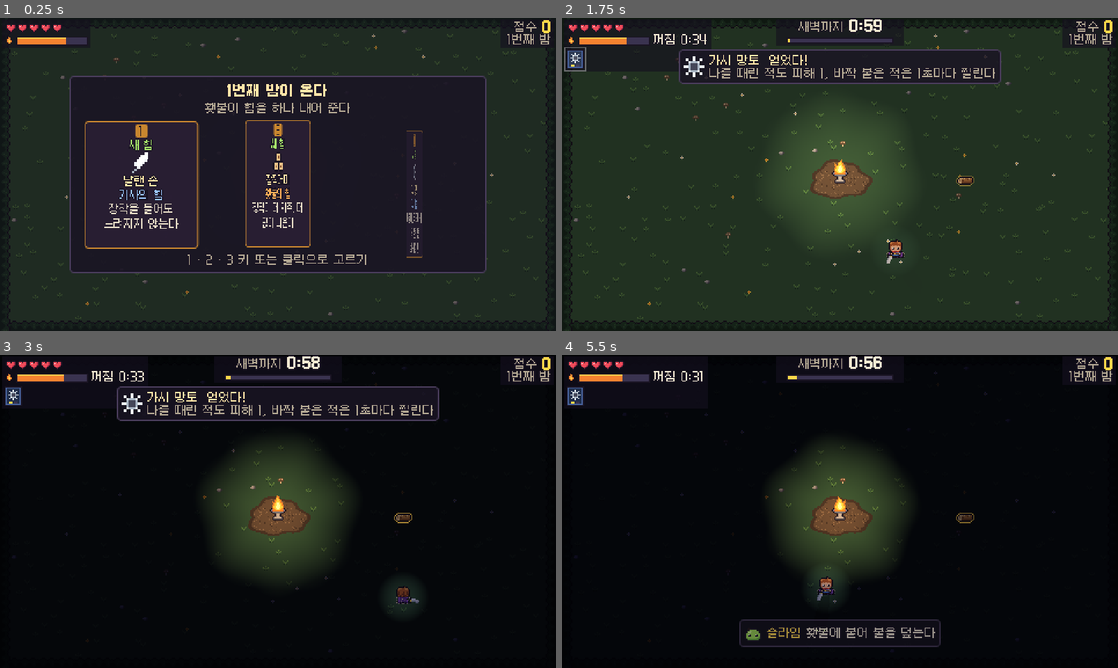
Above: before the commit, frames 1-4 (two rows, left to right).
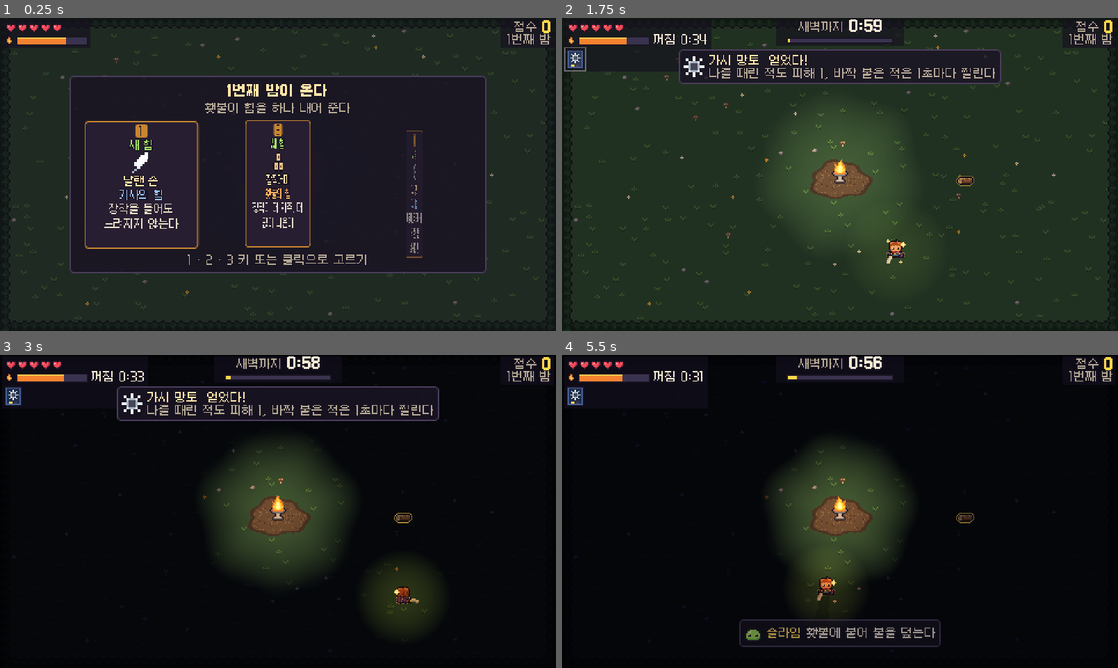
Above: after the commit, the same moments.

Repository: KHWook/2dgame1
Game: Godot game, scene res://src/main.tscn
Two runs of this game, one before a commit and one after it. Both use one fixed random seed, a clock stepped at 60 frames per second and the inputs below.
Inputs (mouse positions are in pixels of both pictures, inside the frame that each line leads up to):
- Up to frame 1 (0.25 s): no input
- Up to frame 2 (1.75 s): move the mouse to (962, 158) at 0.52 s; hold Right 0.53-1.28 s; tap X at 0.6 s; click (962, 158) at 0.67 s; tap Space at 0.77, 1.52 s; move the mouse to (728, 190) at 1.27 s; hold Down from 1.28 s (still down); tap J at 1.35 s
- Up to frame 3 (3 s): move the mouse to (333, 442) at 2.02 s; release Down at 2.03 s; hold Right 2.03-2.78 s; tap Shift at 2.1 s; move the mouse to (250, 574) at 2.77 s; hold Up from 2.78 s (still down); tap K at 2.85 s; click (250, 574) at 2.92 s
- Up to frame 4 (5.5 s): tap Space at 3.02, 3.77, 4.52 s; move the mouse to (1006, 558) at 3.52 s; release Up at 3.53 s; hold Left 3.53-5.03 s; tap 1 at 3.6 s; move the mouse to (673, 464) at 4.27 s; tap 2 at 4.35 s; move the mouse to (867, 511) at 5.02 s; hold Down from 5.03 s (still down); tap 3 at 5.1 s; click (867, 511) at 5.17 s

The runs differ from the first frame. In frame 2, 0.1% of the frame differs, in the area x 53-62%, y 65-84%; in frame 3, 1.3%, in the area x 65-79%, y 66-88%; in frame 4, 0.2%.

Commit message:
Give the keeper an ember taken from the torch
The keeper's own glow becomes an ember that catches only at the torch
itself, holds in the torch's light, and cools over ten seconds out in
the dark, lighting less around them and turning from gold to red. It is
for seeing only: the rules' light stays the torch's, so the simulation
and the golden replay are unchanged.

Co-Authored-By: Claude Fable 5.2 <noreply@anthropic.com>
Claude-Session: https://claude.ai/code/session_01FjPTzi6UvarnU9SLM45neA

Diff:
--- a/src/art/painter.gd
+++ b/src/art/painter.gd
@@ -148,6 +148,23 @@
 const CAST_LENGTH := [0.9, 2.4] # times the thing's height: at the torch, at the edge of the light
 const CAST_FADE := [0.75, 1.1] # it fades out between these shares of the light's radius
 const CAST_NEAR := 6.0 # pixels: closer to the torch than this the shadow has no direction, so none is thrown
+## The keeper's ember: fire taken from the torch to see by. It catches only at the torch itself, as close as a log
+## is fed from (world.gd), keeps what it has anywhere in the torch's light, and cools out of it, lighting less and
+## less around the keeper and turning from gold to red. Walking back into the light does not bring it back: the
+## keeper has to go and touch the torch. It is only for seeing: the rules' light is the torch's alone
+## (world.in_light), so the ember is small and red where the torch's light is wide and warm.
+const EMBER_COOL := 10.0 # seconds out of the torch's light until it has cooled all the way
+const EMBER_KINDLE := 0.4 # seconds at the torch until it burns full again
+const EMBER_REACH := [13.0, 46.0] # pixels it lights around the keeper: cooled, full
+const EMBER_GLOW := [0.4, 0.85] # how bright that light is: cooled, full
+const EMBER_COLOUR := ["X", "F"] # PALETTE keys of its light: cooled, full
+const EMBER_AT := Vector2(6.0, -4.0) # where it floats: this far to the side away from the sword hand, and up
+const EMBER_BOB_STEPS := 24 # steps per half bob
+const EMBER_HOT := 0.6 # it is drawn as the big ember above this share, the small one below
+const EMBER_DIM := 0.6 # how solid the ember itself looks when cooled
+const EMBER_CATCH := 0.7 # reaching the torch cooler than this share, it flares as it catches
+const EMBER_FLARE := 0.35 # seconds that flare lasts
+const EMBER_FLARE_GLOW := 0.6 # how much brighter its light is at the start of the flare
 
 ## A boss's pattern, warned before it strikes (src/sim/enemy.gd). The slime king's marked landing: a ring at the shock
 ## that fills in as the landing nears, blinking, with the king crouched and flashing while it waits and lifted off
@@ -197,6 +214,9 @@
 var hidden_pick := "" # set by the ui: an upgrade whose icon is still flying to its tile, drawn empty until it lands
 var flash_pick := "" # set by the ui: the tile that just got its upgrade, ringed while flash runs from 1 to 0
 var flash := 0.0
+var ember := 1.0 # how much of the keeper's ember is left, 1 full to 0 cooled
+var ember_flare := 0.0 # seconds left of the flare of an ember that just caught again
+var ember_at_torch := true # whether the keeper touched the torch on the last step
 var score_panel := Vector2.ZERO # set by the ui: the size of the night and score words, top right
 
 
@@ -231,6 +251,31 @@
 ## Call once after each world.step(), so the effects can answer what the step did.
 func step(w) -> void:
 	effects.step(w)
+	var at_torch: bool = w.fuel > 0.0 and w.player.pos.distance_to(T.pos) < T.reach + Config.PLAYER.radius
+	if at_torch and not ember_at_torch and ember < EMBER_CATCH:
+		ember_flare = EMBER_FLARE
+	ember_at_torch = at_torch
+	if at_torch:
+		ember = minf(1.0, ember + Config.STEP / EMBER_KINDLE)
+	elif not w.in_light(w.player.pos) or w.fuel <= 0.0:
+		ember = maxf(0.0, ember - Config.STEP / EMBER_COOL)
+	ember_flare = maxf(0.0, ember_flare - Config.STEP)
+
+
+## How far the keeper's ember lights around them right now, in pixels. main.gd sizes the keeper's light with it.
+func ember_reach() -> float:
+	return lerpf(EMBER_REACH[0], EMBER_REACH[1], ember)
+
+
+## How bright that light is, and its colour.
+func ember_glow(w) -> float:
+	if w.player.dead:
+		return 0.0
+	return lerpf(EMBER_GLOW[0], EMBER_GLOW[1], ember) + EMBER_FLARE_GLOW * ember_flare / EMBER_FLARE
+
+
+func ember_colour() -> Color:
+	return Sprites.PALETTE[EMBER_COLOUR[0]].lerp(Sprites.PALETTE[EMBER_COLOUR[1]], ember)
 
 
 ## How much brighter the torch burns right now because it was just fed, 1 fading to 0. main.gd adds it to the light.
@@ -318,6 +363,7 @@
 			var stars := Sprites.texture("dazed", (w.steps / DAZED_STEPS) % 2 == 1)
 			c.draw_texture(stars, (e.pos + DAZED_AT).round())
 	_dash_bar(c, w)
+	_ember(c, w)
 	_beacons(c, w)
 	c.draw_set_transform(Vector2.ZERO)
 	if scrim > 0.0:
@@ -689,6 +735,19 @@
 		c.draw_polyline(PackedVector2Array([arrow[0], arrow[1], arrow[2], arrow[0]]), Color(Sprites.PALETTE["k"], EDGE_ARROW_ALPHA), 1.0)
 
 
+## The ember floating at the keeper's side, away from the sword hand: big and gold while it is hot, small and
+## dimmer as it cools.
+func _ember(c: CanvasItem, w) -> void:
+	var p = w.player
+	if p.dead or not _keeper_shows(w):
+		return
+	var side: float = -1.0 if p.face.rotated(PI / 2.0).x > 0.0 else 1.0
+	var bob := Vector2(0.0, -1.0 if (w.steps / EMBER_BOB_STEPS) % 2 == 0 else 0.0)
+	var tex := Sprites.texture("ember_hot" if ember > EMBER_HOT or ember_flare > 0.0 else "ember")
+	var at: Vector2 = p.pos + Vector2(EMBER_AT.x * side, EMBER_AT.y) + bob - tex.get_size() / 2.0
+	c.draw_texture(tex, at.round(), Color(1.0, 1.0, 1.0, lerpf(EMBER_DIM, 1.0, ember)))
+
+
 ## The dash's cooldown under the keeper, while it is not ready.
 func _dash_bar(c: CanvasItem, w) -> void:
 	var p = w.player
--- a/src/main.gd
+++ b/src/main.gd
@@ -26,8 +26,6 @@
 const TORCH_ENERGY := 1.25 # the night is nearly black, so what you see by is all the torch's
 const DAY_ENERGY := 0.3 # the torch still glows a little once the sun is up
 const FLARE_ENERGY := 0.5 # how much brighter the torch burns for a moment when it is fed
-const KEEPER_ENERGY := 0.45 # the keeper's own small glow, so you can see yourself out in the dark
-const KEEPER_GLOW := 0.35 # its size, as a scale of the light's picture (Painter.LIGHT_SIZE)
 const BOT_LOOKS := 90 # steps a demo bot leaves an offer on screen before it picks, so a person watching can read it
 
 var world
@@ -84,7 +82,6 @@
 	var glow := ImageTexture.create_from_image(Painter.light_image())
 	player_light = PointLight2D.new()
 	player_light.texture = glow
-	player_light.texture_scale = KEEPER_GLOW
 	add_child(player_light)
 	overlay = Node2D.new()
 	overlay.draw.connect(func(): painter.paint_overlay(overlay, world))
@@ -156,9 +153,11 @@
 		torch_lights[i].texture_scale = world.light_radius() * 2.0 / Painter.LIGHT_SIZE
 		torch_lights[i].rotation = Painter.light_turn(world, i)
 		torch_lights[i].energy = energy / torch_lights.size()
-	# The keeper's glow fades where the torch already lights them, so the two never add up to a white blot.
+	# The keeper's ember (painter.gd) fades where the torch already lights them, so the two never add up to a white blot.
 	var from_torch: float = world.player.pos.distance_to(Config.TORCH.pos) / world.light_radius()
-	player_light.energy = KEEPER_ENERGY * (1.0 - day) * (clampf(from_torch, 0.0, 1.0) if world.fuel > 0.0 else 1.0)
+	player_light.energy = painter.ember_glow(world) * (1.0 - day) * (clampf(from_torch, 0.0, 1.0) if world.fuel > 0.0 else 1.0)
+	player_light.texture_scale = painter.ember_reach() * 2.0 / Painter.LIGHT_SIZE
+	player_light.color = painter.ember_colour()
 	player_light.position = world.player.pos
 
 
Binary file added: docs/shots/ember.png
Not shown, changed: docs/DECISIONS.md
